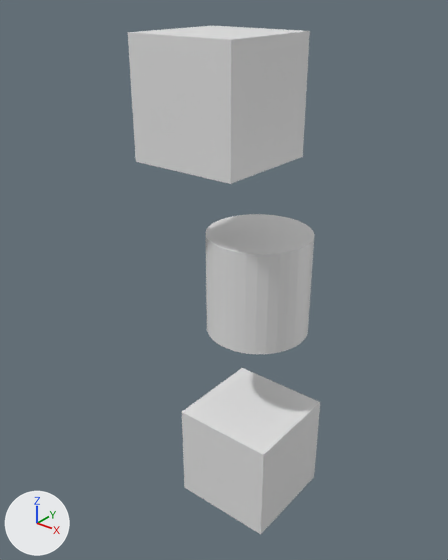
A saved change to the glTF model viewer/public/scene.glb.
Camera for both pictures: a camera (50 mm lens) standing at (6.01, -8.26, 7.59) and looking at (-0.55, -0.05, 2.51). Every picture has the same lights, and +X, +Y and +Z are marked at lower left.

Before the edit, the objects in view are built like this:
```python
me_cube = bpy.data.meshes.new('Cube')
me_cube.from_pydata(...)  # a box spanning x -0.91..1.09, y -0.96..1.04, z -2.18..-0.18
me_cube.materials.append(mat_material)  # white #e7e7e7
me_cube_003 = bpy.data.meshes.new('Cube.003')
me_cube_003.from_pydata(...)  # a box spanning x -1.48..0.52, y -1.24..0.76, z 4.86..6.86
me_cylinder = bpy.data.meshes.new('Cylinder')
me_cylinder.from_pydata(...)  # a 32-sided cylinder along z spanning x 6.13..8.13, y -3.53..-1.53, z 1.66..3.66
ob_cube = bpy.data.objects.new('Cube', me_cube)
ob_cube.location = (0.0, 0.0, 0.0)
ob_cube_003 = bpy.data.objects.new('Cube.003', me_cube_003)
ob_cube_003.location = (0.0, 0.0, 0.0)
ob_cylinder = bpy.data.objects.new('Cylinder', me_cylinder)
ob_cylinder.location = (-7.27, 3.02, -0.27)
```
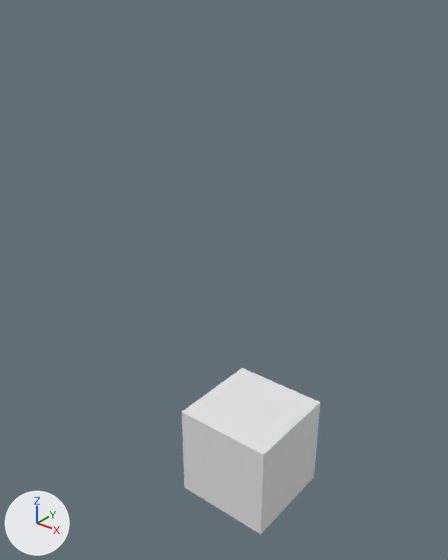
The newer file is also turned or shifted as a whole; pictures and numbers use the older file's frame.

Pixel boxes (x1, y1, x2, y2) of what changed, in the pictures (448 x 560 px):
```json
{"object": "Cube.003", "change": "deleted", "before": [128, 26, 310, 184]}
{"object": "Cylinder", "change": "deleted", "before": [206, 214, 315, 354]}
```

Edits to the scene script, one JSON object a line:
```json
{"op": "remove", "block": "ob_cube_003", "code": ["ob_cube_003 = bpy.data.objects.new('Cube.003', me_cube_003)", "ob_cube_003.location = (0.0, 0.0, 0.0)"]}
{"op": "remove", "block": "ob_cylinder", "code": ["ob_cylinder = bpy.data.objects.new('Cylinder', me_cylinder)", "ob_cylinder.location = (-7.27, 3.02, -0.27)"]}
```
